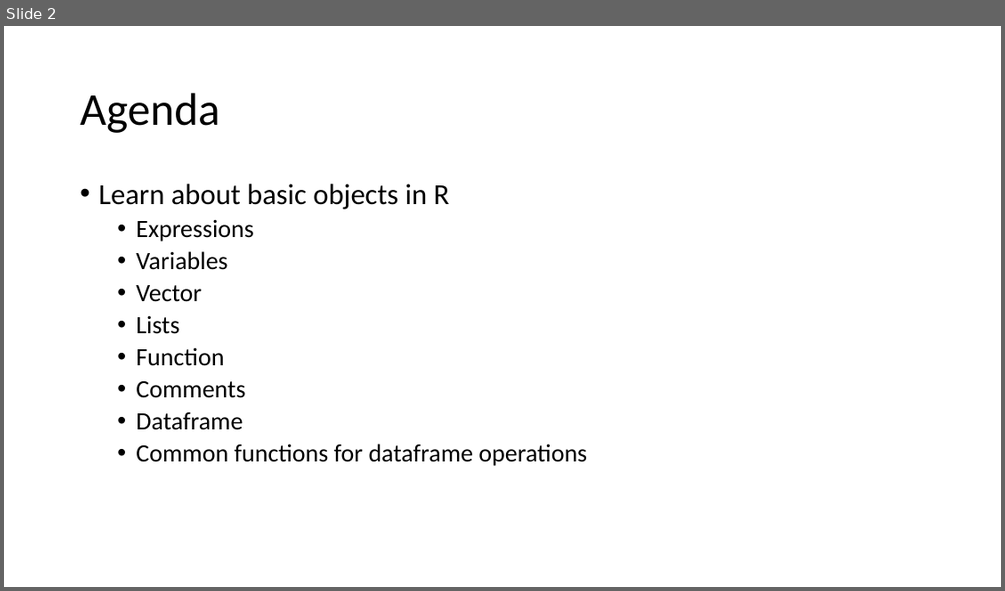
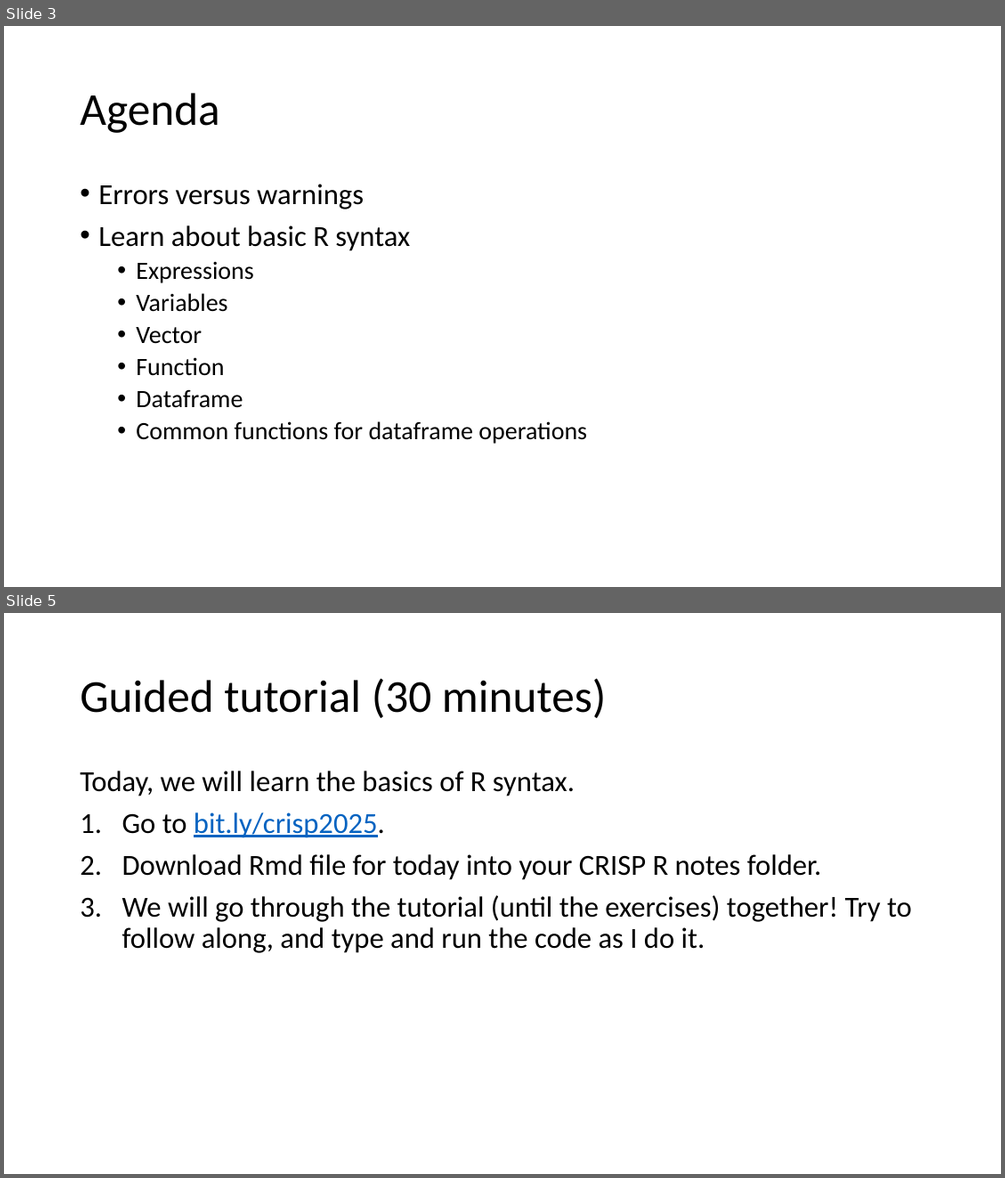
Before and after one commit to jpspeng/crisp_notes, a slide deck: powerpoints_2025/crisp_2025_R_day2.pptx. Shown one above the other, each under a label of ours: slide 2 before the commit, slides 3 and 5 after it; the slides between them are not shown. The pictures are 1005x591 and 1005x1178 pixels, drawn with LibreOffice and Linux fonts; fonts in the diff are those of the drawing. Boxes give left, top, right and bottom in pixels: in the first picture for what was removed or moved away, otherwise in the second. Text is boxed around its words. In the diff, an @@ line names an element or a change of style, - is before the commit and + after.

```diff
--- a/powerpoints_2025/crisp_2025_R_day2.pptx
+++ b/powerpoints_2025/crisp_2025_R_day2.pptx
@@ slide 5 added at (x1=4, y1=613, x2=1001, y2=1174), background #FFFFFF @@
@@ title added at (x1=80, y1=678, x2=606, y2=718), 44 pt, text #000000 @@
+Guided tutorial (30 minutes)
@@ text added at (x1=80, y1=771, x2=912, y2=953), 28 pt, text #000000 @@
+Today, we will learn the basics of R syntax.
+1. Go to bit.ly/crisp2025.
+2. Download Rmd file for today into your CRISP R notes folder.
+3. We will go through the tutorial (until the exercises) together! Try to follow along, and type and run the code as I do it.
@@ what was slide 2 is now slide 3 @@
@@ slide 3 changed as well @@
@@ text at (x1=98, y1=184, x2=410, y2=251): text changed @@
-• Learn about basic objects in R
+• Errors versus warnings
+• Learn about basic R syntax
@@ text at (x1=136, y1=315, x2=179, y2=334): paragraph removed @@
-  • Lists
@@ text at (x1=136, y1=381, x2=245, y2=398): paragraph removed @@
-  • Comments
```
Also in this commit, not shown: 1 other slide changed, 3 other slides added, 1 slide removed, 2 other files.
